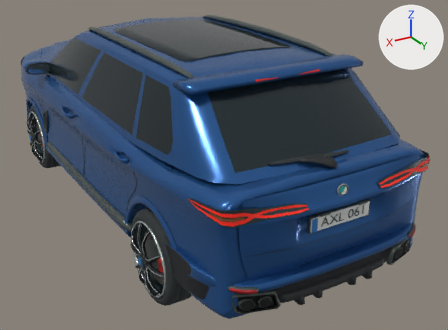
The glTF model vehicles/traffic_suv_blue.glb as it was, and as the next commit left it.
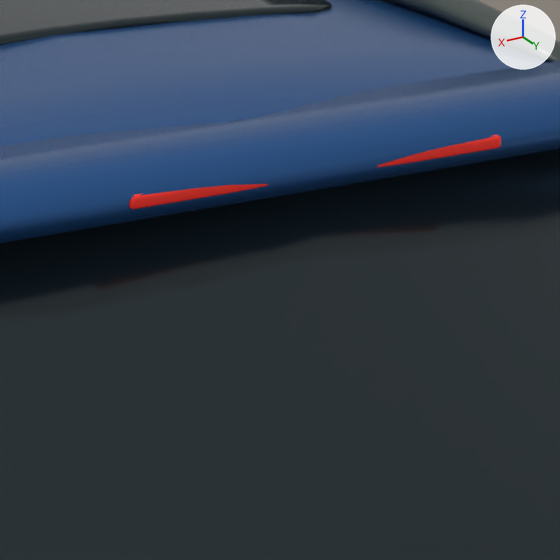
Each version appears first whole from a 50 mm camera at (2.49, 5.162, 2.816) aimed at (-0.332, 0.458, 0.464), and next in a close-up on the part from 52% to 74% of the width and 14% to 43% of the height. Lighting does not change. The marker at upper right points along +X, +Y and +Z. The last two pictures show the newer version. Where no turn or scale is listed for an object, it has been applied to the vertices. Vertices at exactly the same position are counted once.

Objects in the first close-up: 'Centre brake lamp', 'Integrated roof rail', 'Panoramic sunroof', 'Roof and cabin', 'Tailgate roof spoiler'.
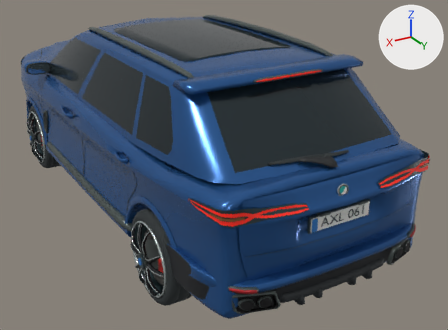
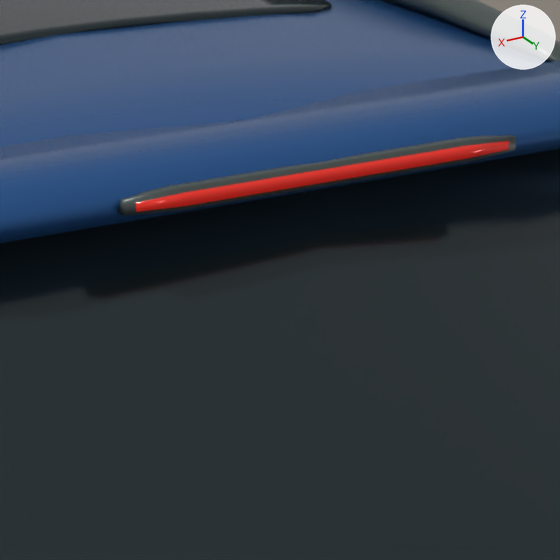
Where the change shows, as pixel boxes (x1, y1, x2, y2) in the close-ups (560 x 560 px):
'Centre brake lamp', reshaped, moved: before (129, 135, 501, 209); after (136, 141, 509, 212)
'Centre stop lamp bezel', added: after (117, 135, 516, 216)
part 1 of me_kub, deleted: before (129, 135, 501, 209)
part 2 of me_kub, added: after (136, 141, 509, 212)

The change in detail:
me_kub is used by ob_centre_brake_lamp; location (0.0, 2.04, 2.25).
me_kub had 96 vertices, 188 faces and spanned x -0.271..0.271, y -0.185..-0.174, z -0.545..-0.528.
me_kub now has 36 vertices, 68 faces and spans x -0.271..0.271, y 1.861..1.881, z 1.705..1.72.
me_kub part 1: the whole mesh is rebuilt.
Part 2, on me_kub:
18 vertices are added at x -0.271..0.271, y 1.861..1.864, z 1.705..1.72.
18 new vertices lie (0.0, 0.017, 0.0) away from vertices in x -0.271..0.271, y 1.861..1.864, z 1.705..1.72.
68 new faces join them.
Mesh me_centre_stop_lamp_bezel is new.
It has 36 vertices, 68 faces and spans x -0.285..0.285, y 1.857..1.877, z 1.699..1.726.
It uses material mat_graphite_trim (dark grey #4d5755).
Object 'Centre brake lamp' (ob_centre_brake_lamp) moves from (0.0, 2.04, 2.25) to (0.0, 0.0, 0.0).
Object 'Centre stop lamp bezel' (ob_centre_stop_lamp_bezel) is new; it shows me_centre_stop_lamp_bezel.
Its location is (0.0, 0.0, 0.0).
